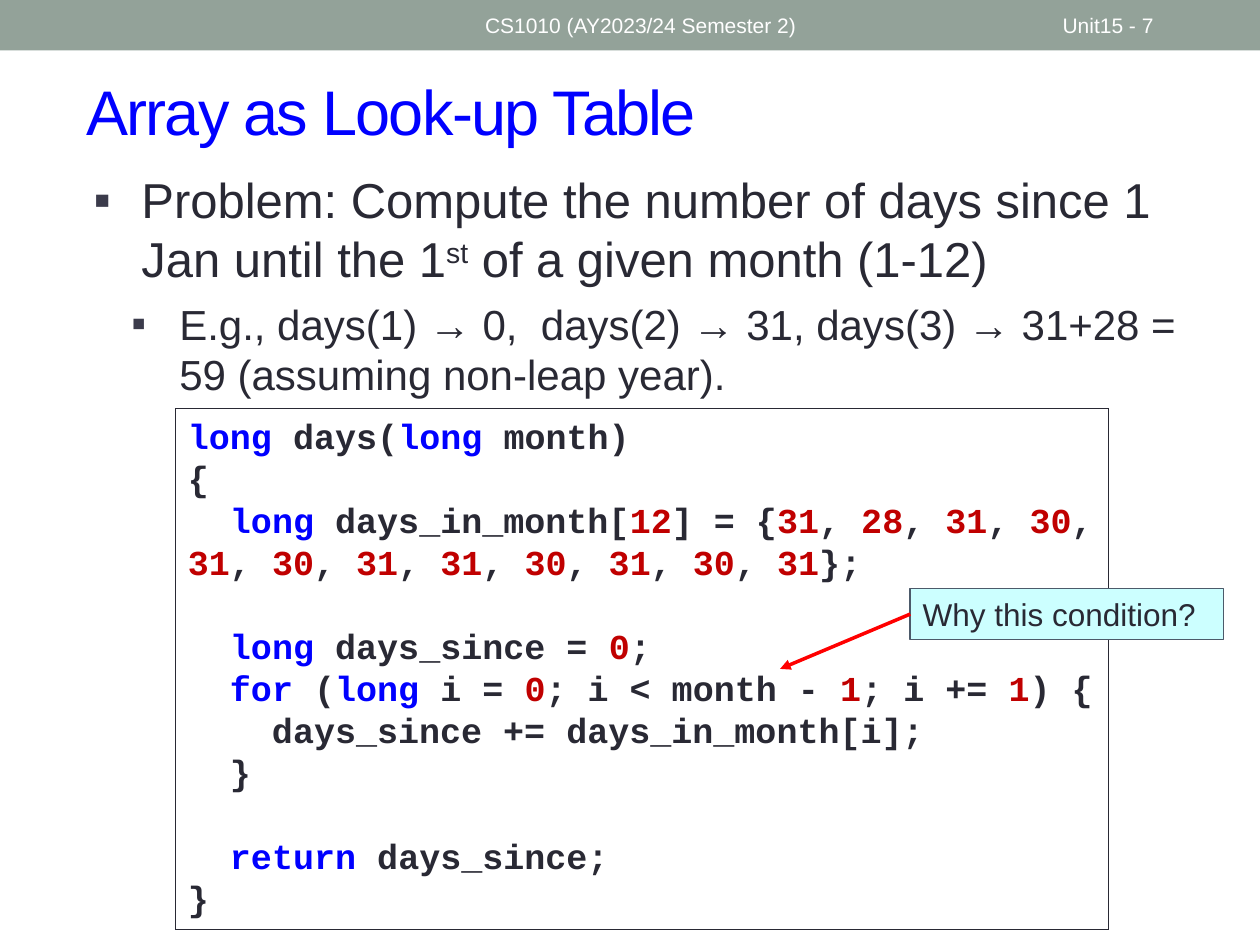
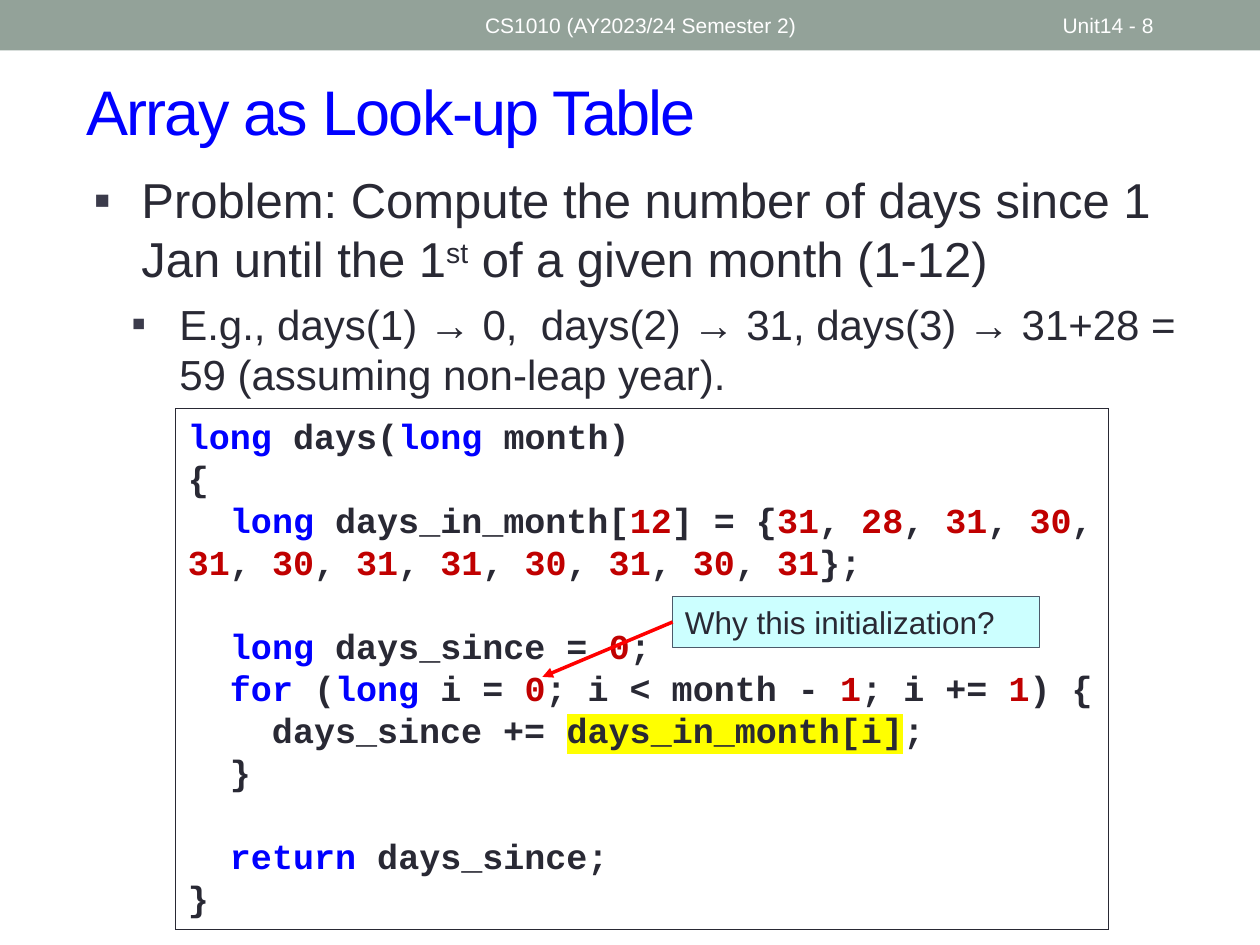
Before and after one commit to nus-cs1010-2425-s2/website, a slide deck: slide 8 of slides/Unit14_Fixed-length Array.pptx (slide 7 before the commit). Drawn at 1260x945 pixels with LibreOffice and Linux fonts; fonts in the diff are those of the drawing. Boxes give left, top, right and bottom in pixels: in the first picture for what was removed or moved away, otherwise in the second. Text is boxed around its words. In the diff, an @@ line names an element or a change of style, - is before the commit and + after.

```diff
--- a/slides/Unit14_Fixed-length Array.pptx
+++ b/slides/Unit14_Fixed-length Array.pptx
@@ page number at [1063,18,1154,33]: text changed @@
-Unit15 - 7
+Unit14 - 8
@@ rectangle "Why this initialization?": place and size @@
-rectangle "Why this initialization?" at [910,588,1223,639]
+rectangle "Why this initialization?" at [673,596,1040,646]
@@ arrow moved from (910, 614) - (780, 669) to (673, 622) - (542, 677) @@
@@ text in rectangle at [685,611,994,640]: text changed @@
-Why this condition?
+Why this initialization?
@@ text in rectangle at [272,718,925,753]: highlight none to #FFFF00 in "days_in_month[i];" @@
```
Also in this commit, not shown: 2 other slides changed, 1 slide added, 1 slide removed, 4 other files.
